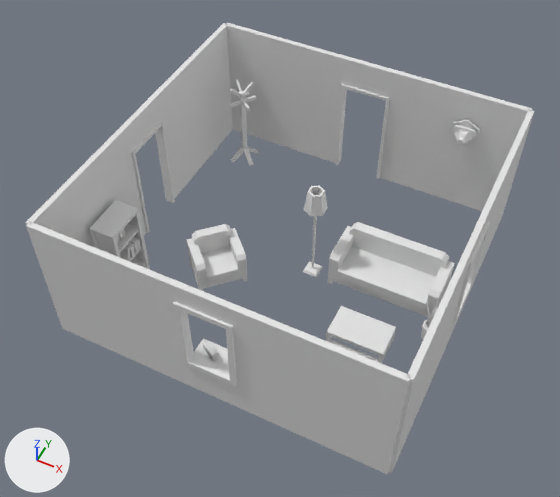
A saved change to the glTF model scenes/scene0.gltf.
Both versions are drawn from a 50 mm lens placed at (3.91, -10.86, 10.93), pointed at (-0.09, -2.86, 0.94). Arrows for +X, +Y and +Z are at lower left; the lights stay in place. Where no turn or scale is listed for an object, it has been applied to the vertices.

The first picture shows 'bear', 'lamp_round_floor', 'lounge_chair', 'lounge_sofa', 'potted_plant.001', 'table_coffee', 'wall.001', 'wall.002', 'wall.003', 'wall.004', 'wall.005', 'wall.006', 'wall.007', 'wall_doorway', 'wall_doorway.001', 'wall_window'.
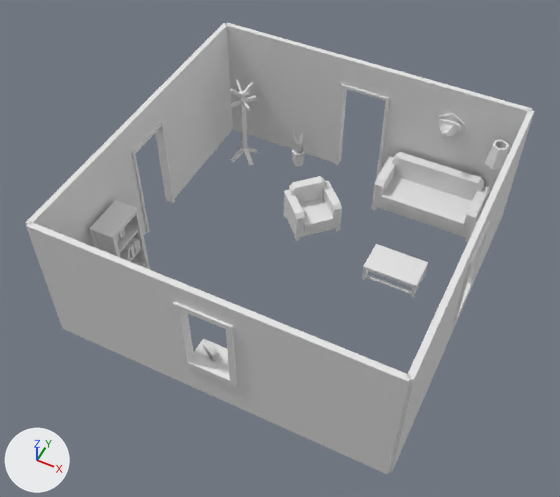
Where the change shows, as pixel boxes [x1, y1, x2, y2] in the pictures (560 x 497 px):
'lounge_sofa', moved
    before: [328, 222, 454, 317]
    after: [371, 152, 488, 242]
'lounge_chair', moved
    before: [187, 224, 248, 291]
    after: [284, 176, 342, 241]
'table_coffee', moved
    before: [326, 306, 396, 363]
    after: [362, 244, 428, 298]
'lamp_round_floor', moved
    before: [303, 186, 327, 277]
    after: [481, 140, 509, 213]
'bear', moved
    before: [451, 120, 480, 146]
    after: [436, 113, 465, 139]
'potted_plant.001', moved
    before: [421, 304, 437, 339]
    after: [292, 128, 305, 166]

The edits, one by one:
Object 'bear' (ob_bear) moves from (2.0, 0.5, 1.8) to (1.7, 0.55, 1.8).
Object 'lounge_chair' (ob_lounge_chair) moves from (-1.2, -3.16, 0.0) to (-0.2, -1.26, 0.0).
Object 'table_coffee' (ob_table_coffee) moves from (1.7, -3.4, 0.0) to (1.7, -1.8, 0.0).
Object 'potted_plant.001' (ob_potted_plant_001) moves from (2.7, -2.8, 0.0) to (-1.2, 0.2, 0.0).
Object 'lounge_sofa' (ob_lounge_sofa) moves from (1.7, -2.1, 0.0) to (1.7, 0.0, 0.0).
Object 'lamp_round_floor' (ob_lamp_round_floor) moves from (0.3, -2.3, 0.0) to (2.7, 0.2, 0.0).
